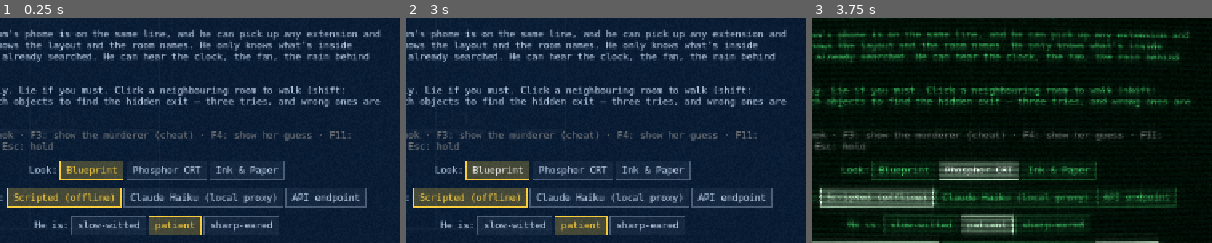
Above: before the commit, frames 1-3 (left to right).
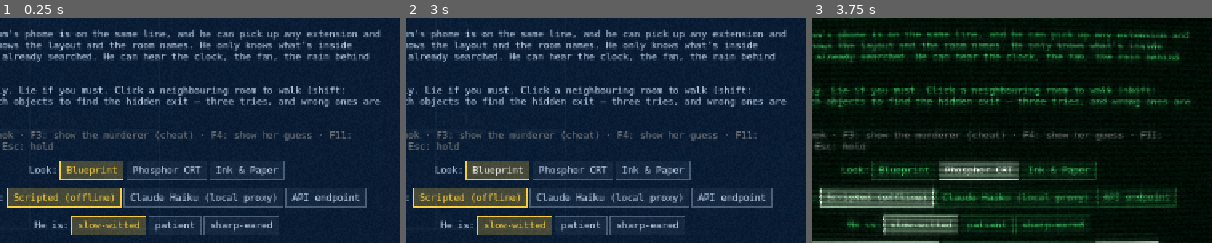
Above: after the commit, the same moments.

Repository: Vikvam/oiside-jam-2610
Game: Godot game, scene res://main.tscn
Two runs of this game, one before a commit and one after it. Both use one fixed random seed, a clock stepped at 60 frames per second and the inputs below.
Inputs (mouse positions are % of the whole screen's width and height, from its top left):
- Up to frame 1 (0.25 s): no input
- Up to frame 2 (3 s): click (75, 89) at 0.52 s; type "12" at 0.6 s; click "Tap [Ctrl+T]" at 1.25 s; click (65, 94) at 2 s; click "Blueprint" at 2.75 s
- Up to frame 3 (3.75 s): click "Phosphor CRT" at 3.5 s
The pictures show only the part of the screen within x 30-80%, y 25-75%; the shares and areas given below are measured in that part.

The runs differ from the first frame. In frame 1, 2.7% of the frame differs, in the area x 17-51%, y 88-97%; in frame 2, 2.7%; in frame 3, 2.8%, in the area x 17-51%, y 87-97%.

Commit message:
Default difficulty gentle; soak test mode

Diff:
--- a/scripts/main.gd
+++ b/scripts/main.gd
@@ -32,7 +32,7 @@
 var pause_layer: CanvasLayer
 var paused := false
 var backend := "mock"
-var difficulty := "normal"
+var difficulty := "gentle"
 var explore_mode := false
 var hints_on := true
 var running := false
@@ -41,6 +41,15 @@
 var _settings := ConfigFile.new()
 var cfg := {}
 var autobot = null
+var _autoplay_policy := ""
+var _soak_left := 0
+var _soak_stats := {}
+
+
+func _attach_bot() -> void:
+	var BotScript = load("res://tests/sim.gd")
+	autobot = BotScript.Bot.new(game, _autoplay_policy)
+	game.event.connect(autobot.on_event)
 
 
 func _ready() -> void:
@@ -88,9 +97,10 @@
 		if a.has("debug"):
 			plan.show_debug = true
 		if a.has("autoplay"):
-			var BotScript = load("res://tests/sim.gd")
-			autobot = BotScript.Bot.new(game, a.autoplay if a.autoplay != "1" else "smart")
-			game.event.connect(autobot.on_event)
+			_autoplay_policy = a.autoplay if a.autoplay != "1" else "smart"
+			_attach_bot()
+		if a.has("soak"):
+			_soak_left = int(a.soak)
 		if a.has("hidetest"):
 			get_tree().create_timer(3.0).timeout.connect(func():
 				game.find_chance_pass = 0.0
@@ -121,7 +131,7 @@
 	_settings.load("user://settings.cfg")
 	Style.current = _settings.get_value("ui", "style", "blueprint")
 	backend = _settings.get_value("ui", "backend", "mock")
-	difficulty = _settings.get_value("ui", "difficulty", "normal")
+	difficulty = _settings.get_value("ui", "difficulty", "gentle")
 	Loc.lang = _settings.get_value("ui", "lang", "en")
 	explore_mode = _settings.get_value("ui", "explore", false)
 	hints_on = _settings.get_value("ui", "hints", true)
@@ -567,6 +577,23 @@
 
 
 func _on_game_event(t: String, d: Dictionary) -> void:
+	if t == "game_over" and _soak_left > 0:
+		_soak_stats[game.end_reason] = _soak_stats.get(game.end_reason, 0) + 1
+		_soak_left -= 1
+		print("soak: %s lang=%s style=%s diff=%s explore=%s t=%.0f" % [game.end_reason, Loc.lang, Style.current, difficulty, explore_mode, game.time])
+		if _soak_left == 0:
+			print("soak done: ", _soak_stats)
+			get_tree().quit()
+			return
+		get_tree().create_timer(0.5).timeout.connect(func():
+			Style.current = Style.ORDER.pick_random()
+			Loc.lang = ["en", "cs"].pick_random()
+			difficulty = ["gentle", "normal", "hard"].pick_random()
+			explore_mode = randf() < 0.5
+			_apply_style()
+			_start_game()
+			_attach_bot())
+		return
 	if t == "game_over":
 		get_tree().create_timer(1.6).timeout.connect(_show_over)
 	elif t == "murderer_log" and plan.show_debug:
